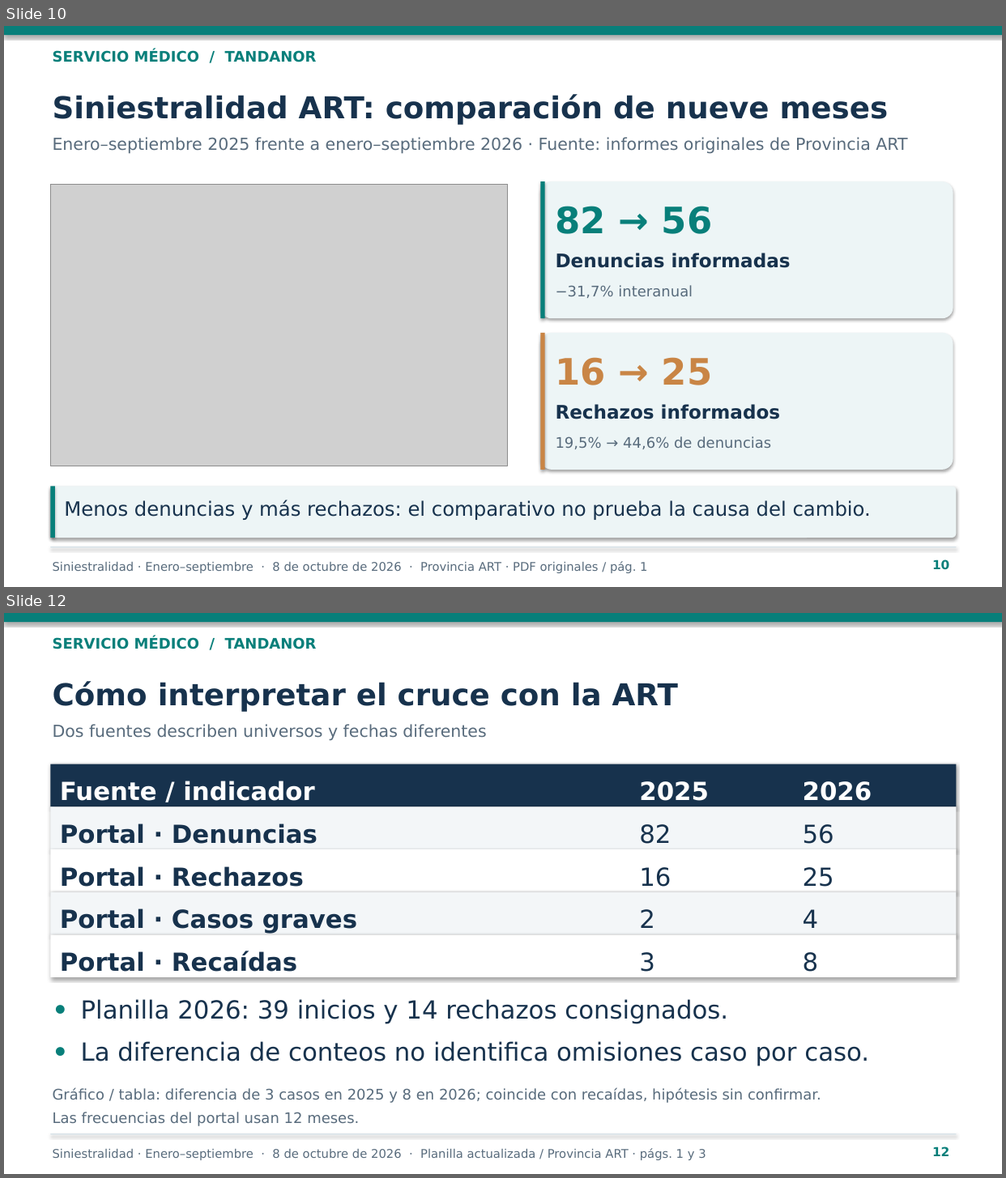
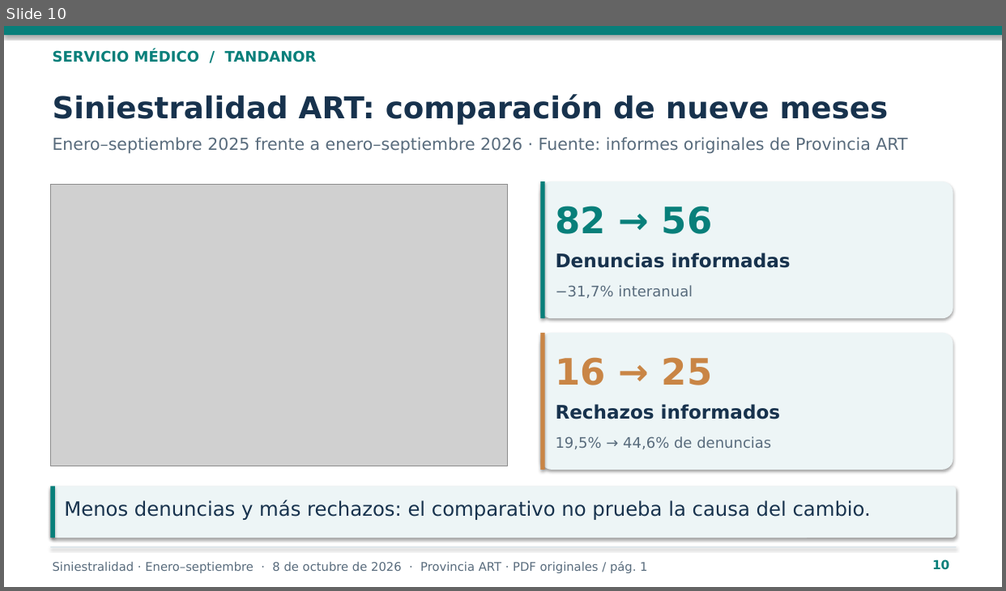
Before and after one commit to lechmann23-sketch/KPI-SERVICIO-MEDICO, a slide deck: Presentacion_Gestion_Integral_2026.pptx. Shown one above the other, each under a label of ours: slides 10 and 12 before the commit, slide 10 after it; the slides between them are not shown. The pictures are 1006x1178 and 1006x591 pixels, drawn with LibreOffice and Linux fonts; fonts in the diff are those of the drawing; grey boxes stand for pictures. Boxes give left, top, right and bottom in pixels: in the first picture for what was removed or moved away, otherwise in the second. Text is boxed around its words. In the diff, an @@ line names an element or a change of style, - is before the commit and + after.

```diff
--- a/Presentacion_Gestion_Integral_2026.pptx
+++ b/Presentacion_Gestion_Integral_2026.pptx
@@ slide 12 removed at [4,613,1002,1174], background #FFFFFF @@
@@ rectangle removed at [4,613,1002,622] @@
@@ text removed at [53,637,317,649] @@
-SERVICIO MÉDICO / TANDANOR
@@ text removed at [53,681,678,712] @@
-Cómo interpretar el cruce con la ART
@@ text removed at [53,724,486,741] @@
-Dos fuentes describen universos y fechas diferentes
@@ rectangle removed at [50,764,957,807] @@
@@ text removed at [60,781,314,801] @@
-Fuente / indicador
@@ text removed at [639,781,709,801] @@
-2025
@@ text removed at [803,781,872,801] @@
-2026
@@ rectangle removed at [50,807,957,850] @@
@@ text removed at [60,824,317,844] @@
-Portal · Denuncias
@@ text removed at [639,824,671,844] @@
-82
@@ text removed at [803,824,834,844] @@
-56
@@ rectangle removed at [50,850,957,892] @@
@@ text removed at [60,867,304,887] @@
-Portal · Rechazos
@@ text removed at [639,867,671,887] @@
-16
@@ text removed at [803,867,834,887] @@
-25
@@ rectangle removed at [50,892,957,935] @@
@@ text removed at [60,909,357,934] @@
-Portal · Casos graves
@@ text removed at [639,909,655,928] @@
-2
@@ text removed at [803,909,819,928] @@
-4
@@ rectangle removed at [50,935,957,977] @@
@@ text removed at [60,951,297,972] @@
-Portal · Recaídas
@@ text removed at [639,952,655,972] @@
-3
@@ text removed at [803,952,819,972] @@
-8
@@ text removed at [50,990,71,1026] @@
-•
@@ text removed at [81,999,728,1024] @@
-Planilla 2026: 39 inicios y 14 rechazos consignados.
@@ text removed at [50,1032,71,1068] @@
-•
@@ text removed at [81,1041,869,1067] @@
-La diferencia de conteos no identifica omisiones caso por caso.
@@ text removed at [53,1088,821,1127] @@
-Gráfico / tabla: diferencia de 3 casos en 2025 y 8 en 2026; coincide con recaídas, hipótesis sin confirmar.
-Las frecuencias del portal usan 12 meses.
@@ rectangle removed at [50,1134,957,1135] @@
@@ text removed at [932,1147,949,1157] @@
-12
@@ text removed at [53,1148,705,1161] @@
-Siniestralidad · Enero–septiembre · 8 de octubre de 2026 · Planilla actualizada / Provincia ART · págs. 1 y 3
```
Also in this commit, not shown: 1 other slide removed.
